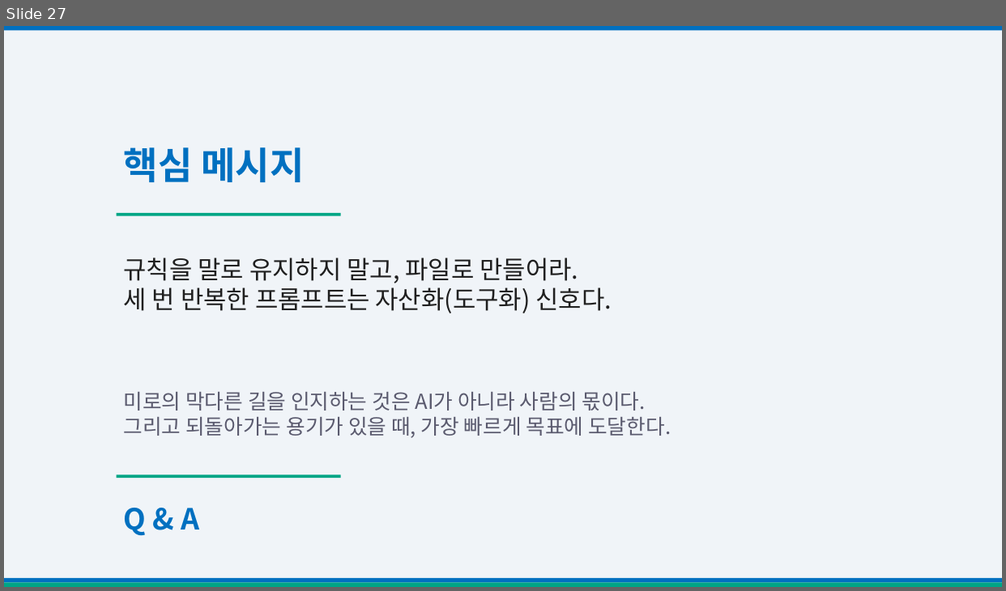
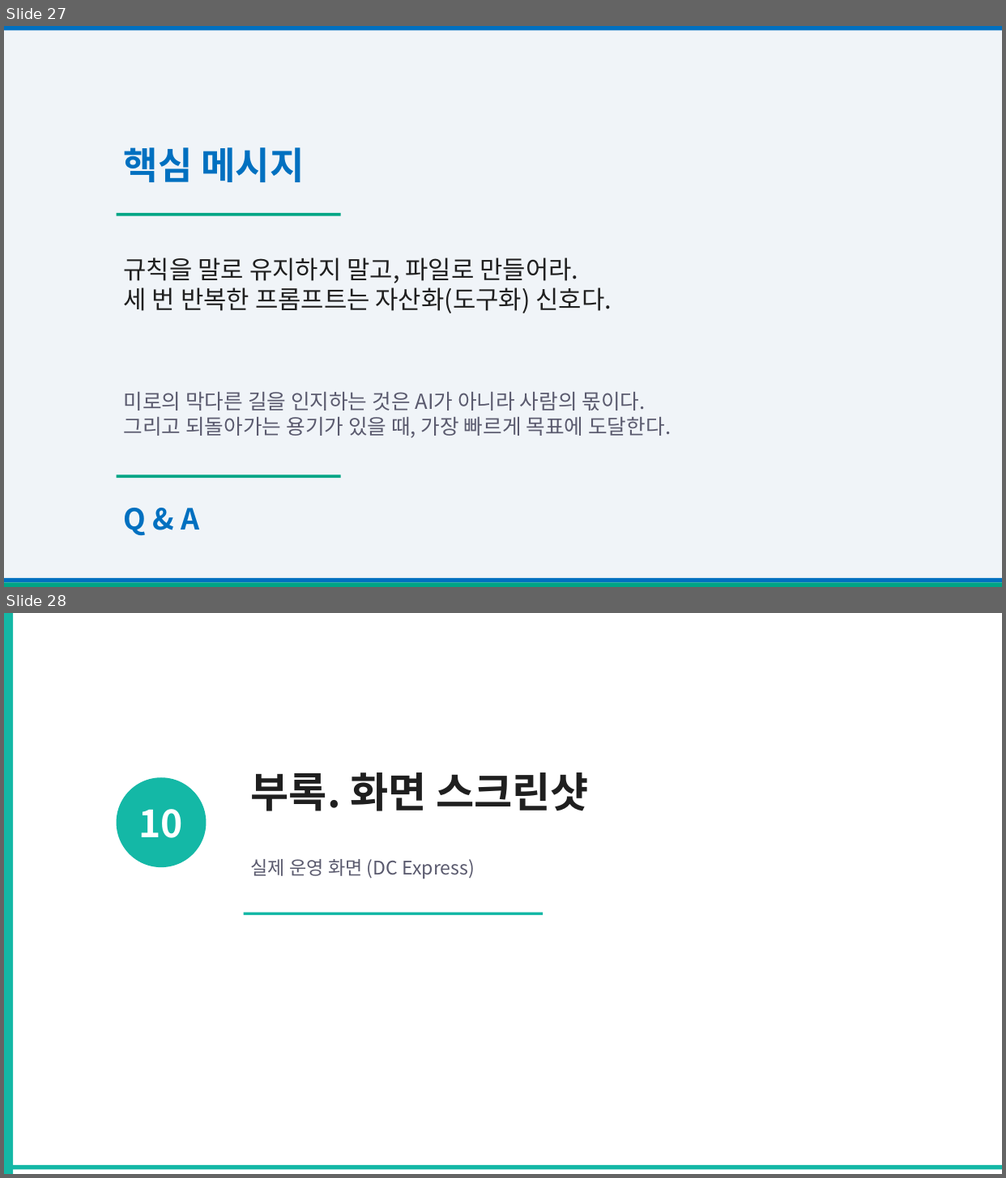
Before and after one commit to youngjaeseo-git/firstTest, a slide deck: docs/retrospective-presentation.pptx. Shown one above the other, each under a label of ours: slide 27 before the commit, slides 27 and 28 after it. The pictures are 1006x591 and 1006x1178 pixels, drawn with LibreOffice and Linux fonts; fonts in the diff are those of the drawing. Boxes give left, top, right and bottom in pixels: in the first picture for what was removed or moved away, otherwise in the second. Text is boxed around its words. In the diff, an @@ line names an element or a change of style, - is before the commit and + after.

```diff
--- a/docs/retrospective-presentation.pptx
+++ b/docs/retrospective-presentation.pptx
@@ slide 28 added at (4, 613, 1002, 1174), background #FFFFFF @@
@@ rectangle added at (4, 613, 13, 1174), fill #14B8A6 @@
@@ ellipse added at (117, 777, 206, 867), fill #14B8A6, 36 pt, text #FFFFFF, bold @@
+10
@@ text added at (251, 773, 589, 811), 40 pt, text #1F1F1F, bold @@
+부록. 화면 스크린샷
@@ text added at (251, 859, 475, 879), 18 pt, text #5A5A6E @@
+실제 운영 화면 (DC Express)
@@ rectangle added at (244, 913, 543, 915), fill #14B8A6 @@
@@ rectangle added at (4, 1165, 1002, 1170), fill #14B8A6 @@
```
Also in this commit, not shown: 22 other slides added, 1 other file.
